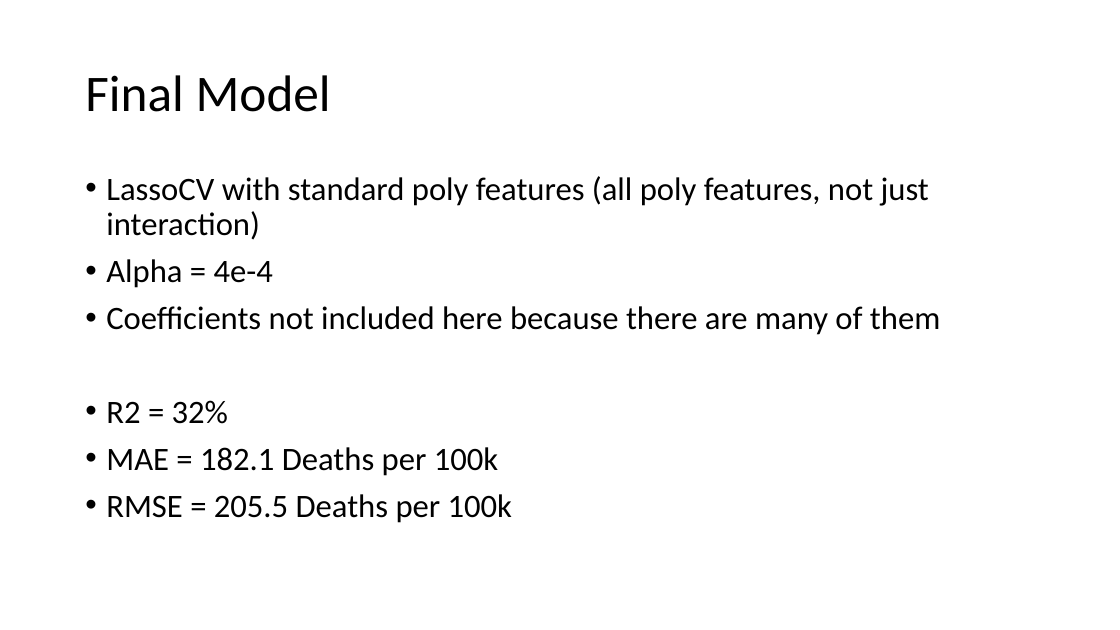
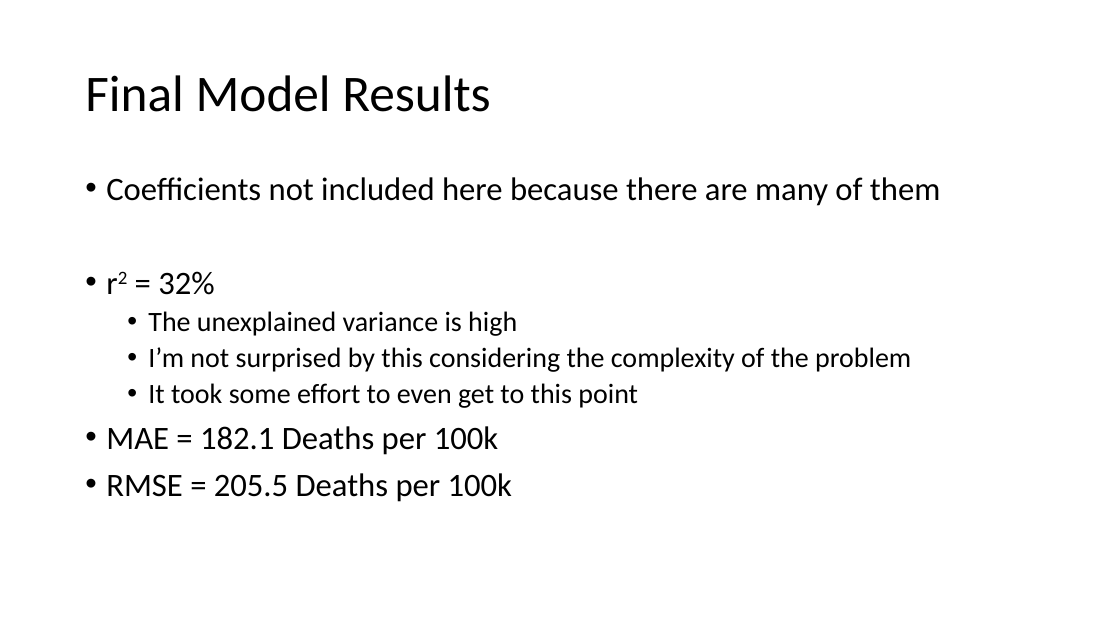
Before and after one commit to nkinnaird/CountyCovidIndexing, a slide deck: slide 9 of Presentation/CovidProjectPresentation.pptx (slide 8 before the commit). Drawn at 1120x630 pixels with LibreOffice and Linux fonts; fonts in the diff are those of the drawing. Boxes give left, top, right and bottom in pixels: in the first picture for what was removed or moved away, otherwise in the second. Text is boxed around its words. In the diff, an @@ line names an element or a change of style, - is before the commit and + after.

```diff
--- a/Presentation/CovidProjectPresentation.pptx
+++ b/Presentation/CovidProjectPresentation.pptx
@@ title at box(85, 75, 490, 112): text changed @@
-Final Model
+Final Model Results
@@ text at box(106, 176, 929, 288): paragraphs removed @@
-• LassoCV with standard poly features (all poly features, not just interaction)
-• Alpha = 4e-4
@@ text at box(148, 271, 911, 408): text changed; size 28 to 24 pt @@
-• R2 = 32%
+• r2 = 32%
+  • The unexplained variance is high
+  • I’m not surprised by this considering the complexity of the problem
+  • It took some effort to even get to this point
```
Also in this commit, not shown: 6 other slides changed, 9 slides added, 5 slides removed, 25 other files.
